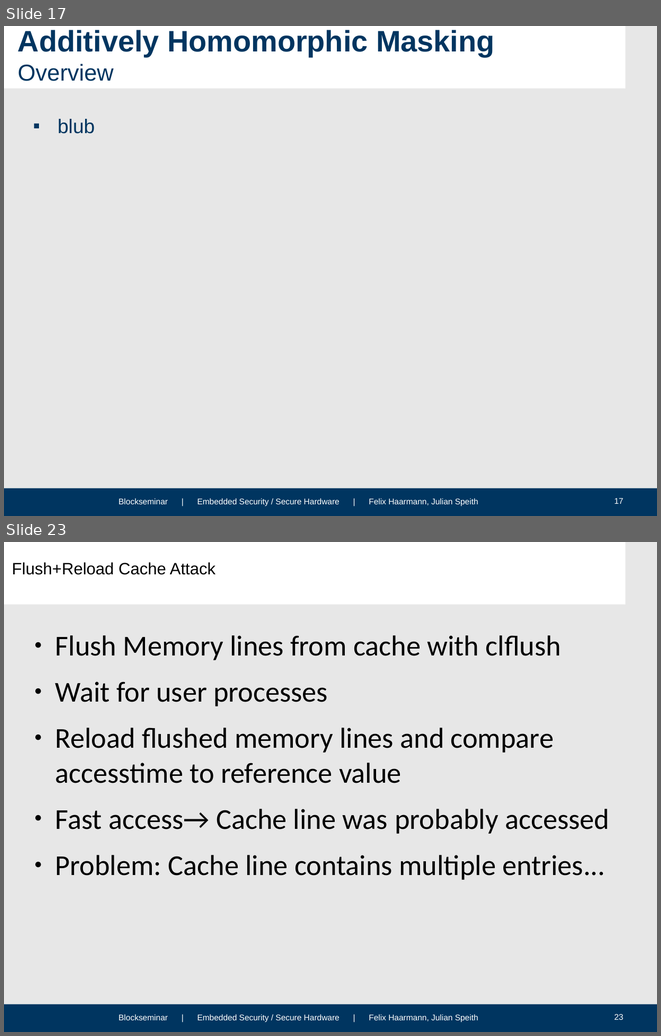
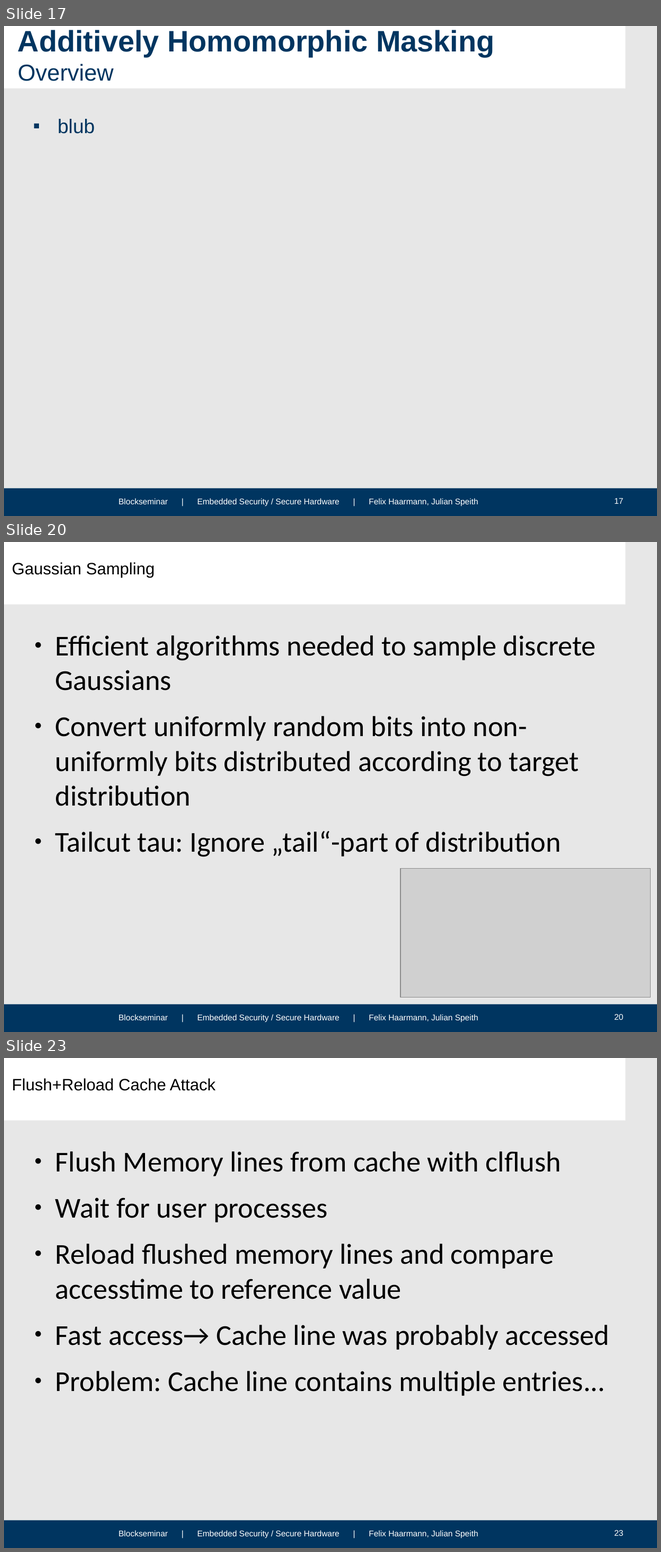
Before and after one commit to HFelixA/emsecseminar, a slide deck: presentation/Felix.odp. Shown one above the other, each under a label of ours: slides 17 and 23 before the commit, slides 17, 20 and 23 after it; the slides between them are not shown. The pictures are 661x1036 and 661x1552 pixels, drawn with LibreOffice and Linux fonts; fonts in the diff are those of the drawing; grey boxes stand for pictures; background and template pictures are left out. Boxes give left, top, right and bottom in pixels: in the first picture for what was removed or moved away, otherwise in the second. Text is boxed around its words. In the diff, an @@ line names an element or a change of style, - is before the commit and + after.

Commit message:
Gauss and Samplers

```diff
--- a/presentation/Felix.odp
+++ b/presentation/Felix.odp
@@ slide 20 added at bbox=[4, 542, 657, 1032], background #E7E7E7; not listed: 4 template elements that a slide beside it also shows @@
@@ title added at bbox=[12, 562, 155, 578], 20 pt, text #000000 @@
+Gaussian Sampling
@@ text added at bbox=[55, 635, 596, 857], 35 pt, text #000000 @@
+● Efficient algorithms needed to sample discrete Gaussians
+● Convert uniformly random bits into non-uniformly bits distributed according to target distribution
+● Tailcut tau: Ignore „tail“-part of distribution
@@ picture added at bbox=[400, 868, 651, 997] @@
```
Also in this commit, not shown: 5 slides changed, 2 other slides added, 3 slides removed, 2 other files.
